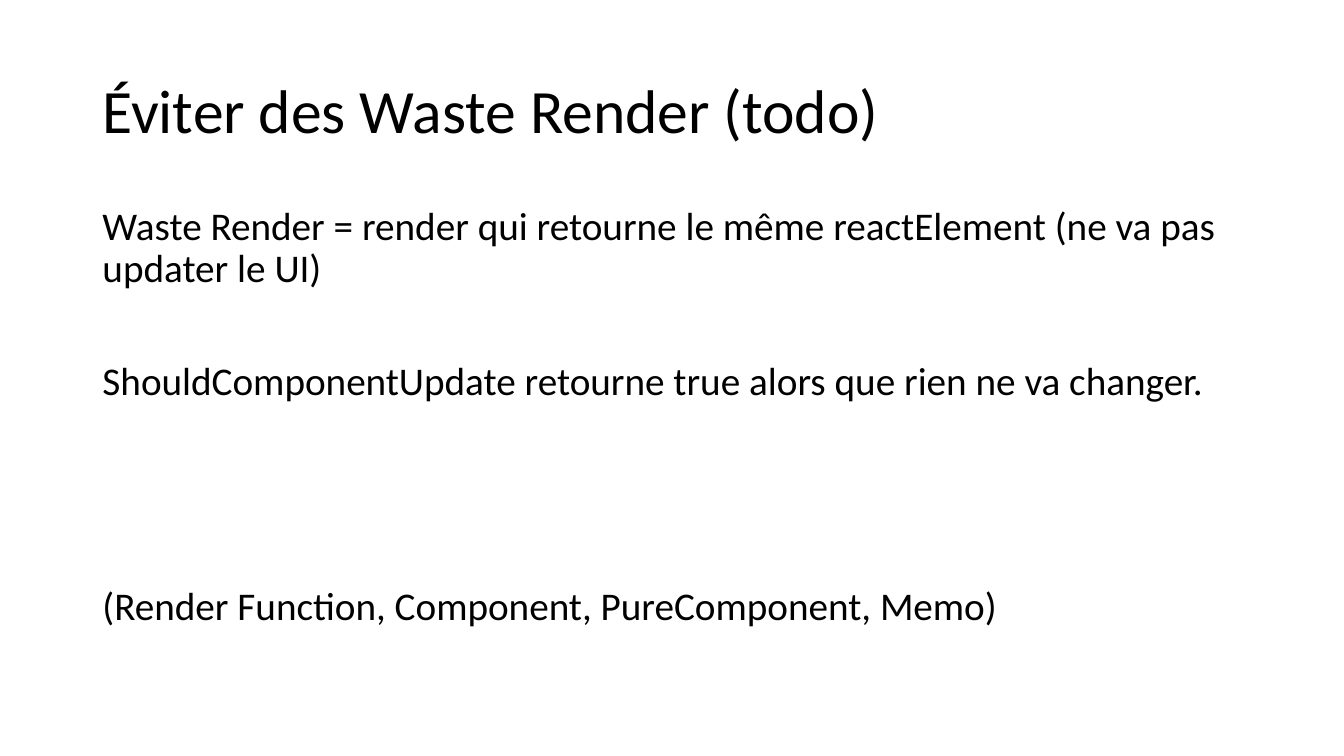
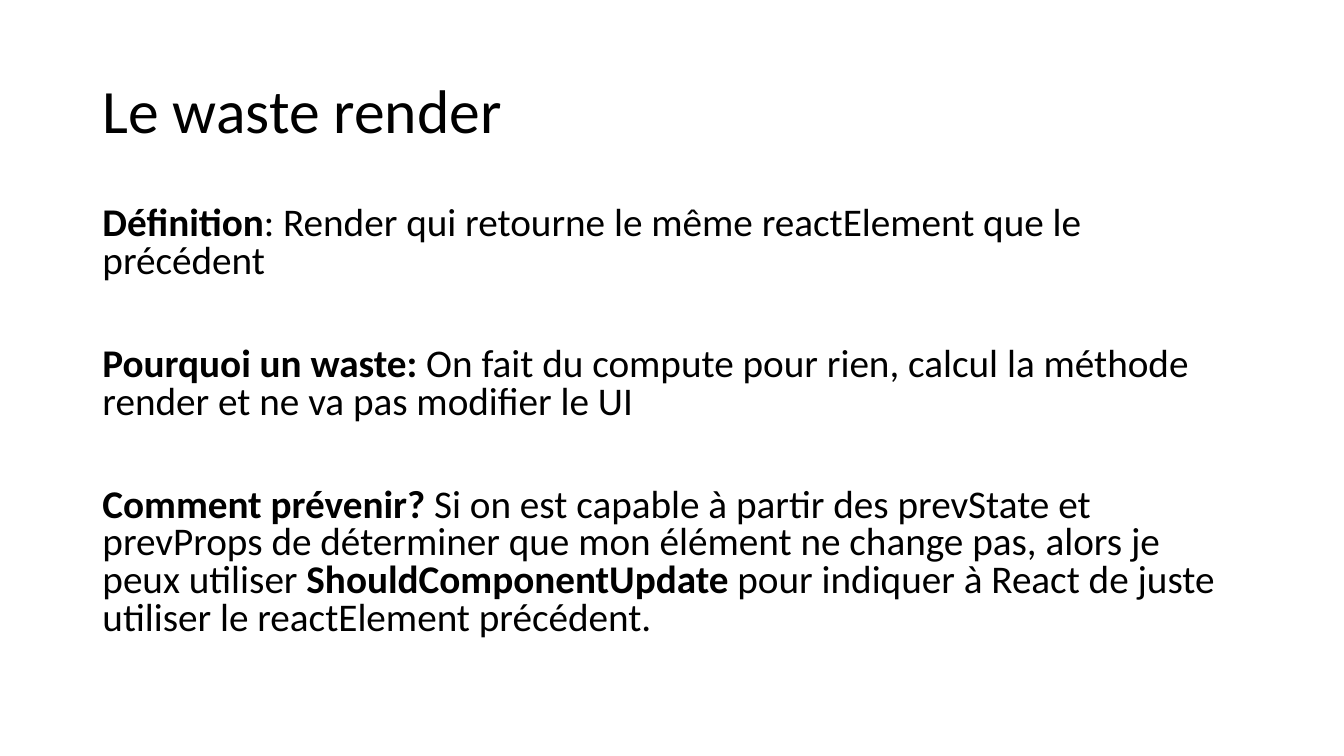
Before and after one commit to samuelgaudreau/formation-front-end-3, a slide deck: slide 25 of part-2/React-Perfo.pptx (slide 20 before the commit). Drawn at 1344x756 pixels with LibreOffice and Linux fonts; fonts in the diff are those of the drawing. Boxes give left, top, right and bottom in pixels: in the first picture for what was removed or moved away, otherwise in the second. Text is boxed around its words. In the diff, an @@ line names an element or a change of style, - is before the commit and + after.

```diff
--- a/part-2/React-Perfo.pptx
+++ b/part-2/React-Perfo.pptx
@@ title at (x1=102, y1=90, x2=502, y2=134): text changed @@
-Éviter des Waste Render (todo)
+Le waste render
@@ text at (x1=102, y1=208, x2=1215, y2=638): text changed @@
-Waste Render = render qui retourne le même reactElement (ne va pas updater le UI)
-ShouldComponentUpdate retourne true alors que rien ne va changer.
-(Render Function, Component, PureComponent, Memo)
+Définition: Render qui retourne le même reactElement que le précédent
+Pourquoi un waste: On fait du compute pour rien, calcul la méthode render et ne va pas modifier le UI
+Comment prévenir? Si on est capable à partir des prevState et prevProps de déterminer que mon élément ne change pas, alors je peux utiliser ShouldComponentUpdate pour indiquer à React de juste utiliser le reactElement précédent.
```
Also in this commit, not shown: 10 other slides changed, 13 slides added, 1 slide removed, 10 other files.
